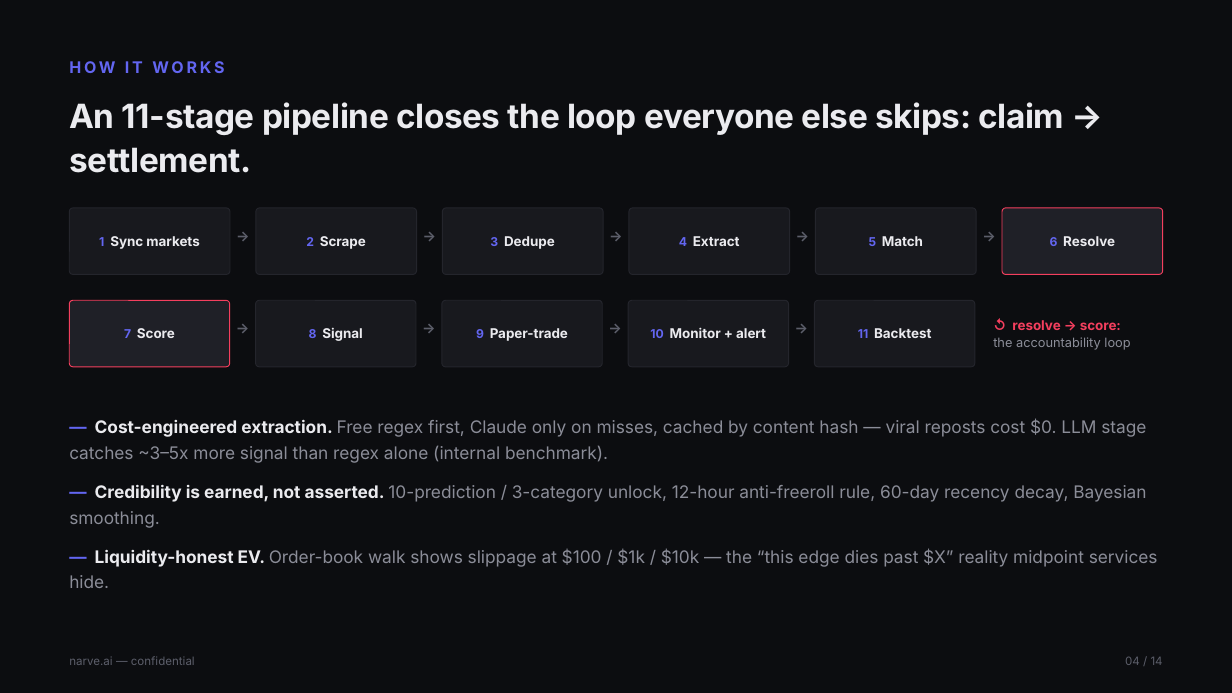
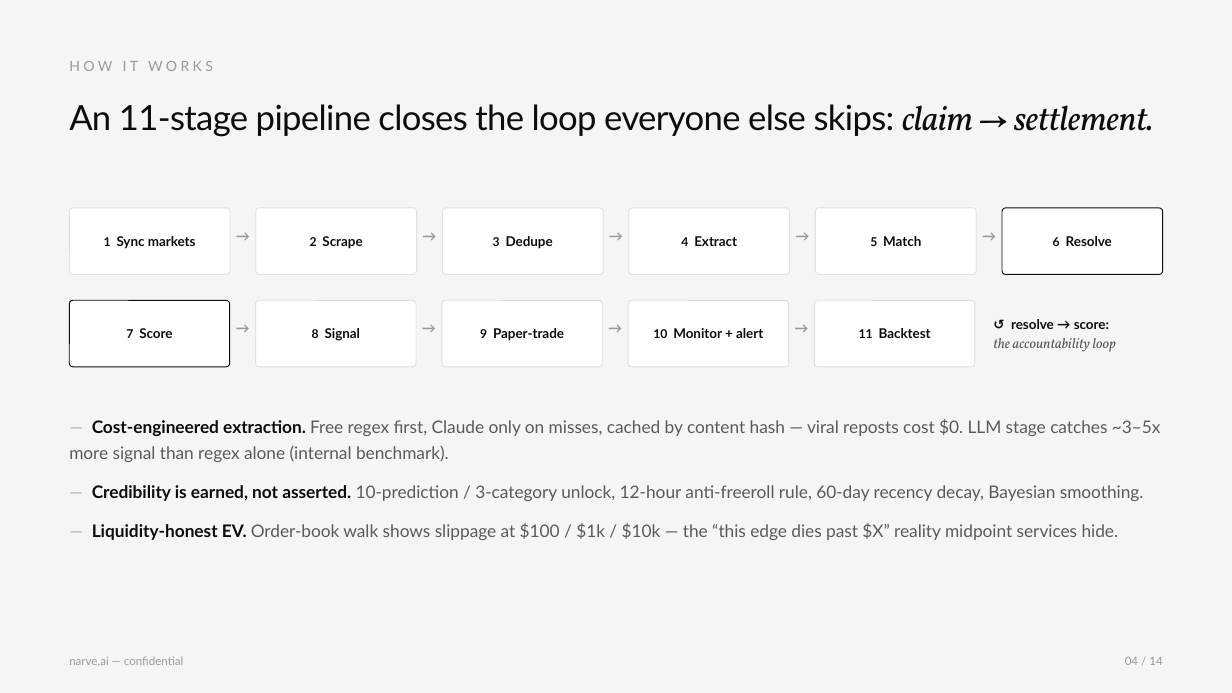
Before and after one commit to Jhabbig/Habbig, a slide deck: slide 4 of pitch-deck/narve-pitch-deck.pptx. Drawn at 1232x693 pixels with LibreOffice and Linux fonts; fonts in the diff are those of the drawing. Boxes give left, top, right and bottom in pixels: in the first picture for what was removed or moved away, otherwise in the second. Text is boxed around its words. In the diff, an @@ line names an element or a change of style, - is before the commit and + after.

```diff
--- a/pitch-deck/narve-pitch-deck.pptx
+++ b/pitch-deck/narve-pitch-deck.pptx
@@ rectangle at <box>0,0,1232,693</box>: fill #0C0D10 to #F5F5F5 @@
@@ text "HOW IT WORKS" at <box>69,61,213,71</box>: size 12.5 to 11 pt, font Inter to Lato, text colour #6366F1 to #9A9A9A, letter spacing 2.2 to 2.6 pt, bold off @@
@@ text "An 11-stage pipeline closes the ..." at <box>69,104,1154,137</box>: size 26 to 27 pt, text colour #EBEBEF to #0D0D0D, bold off; font Inter to Lato, letter spacing -0.3 to -0.5 pt in "An 11-stage pipeline closes the loop everyone ..."; font Inter to Vollkorn, italic on in "claim → settlement." @@
@@ text "1 Sync markets" at <box>104,236,196,249</box>: font Inter to Lato, text colour #EBEBEF to #0D0D0D; text colour #6366F1 to #0D0D0D in "1" @@
@@ text "2 Scrape" at <box>310,236,362,249</box>: font Inter to Lato; text colour #6366F1 to #0D0D0D in "2"; text colour #EBEBEF to #0D0D0D in "Scrape" @@
@@ text "3 Dedupe" at <box>493,236,553,249</box>: font Inter to Lato; text colour #6366F1 to #0D0D0D in "3"; text colour #EBEBEF to #0D0D0D in "Dedupe" @@
@@ text "4 Extract" at <box>681,236,737,246</box>: font Inter to Lato; text colour #6366F1 to #0D0D0D in "4"; text colour #EBEBEF to #0D0D0D in "Extract" @@
@@ text "5 Match" at <box>870,236,921,246</box>: font Inter to Lato; text colour #6366F1 to #0D0D0D in "5"; text colour #EBEBEF to #0D0D0D in "Match" @@
@@ rounded rectangle at <box>1002,208,1163,274</box>: fill #1F2027 to #FFFFFF; outline #F43F5E 0.75 pt to #0D0D0D 0.75 pt @@
@@ text "6 Resolve" at <box>1053,236,1112,246</box>: font Inter to Lato; text colour #6366F1 to #0D0D0D in "6"; text colour #EBEBEF to #0D0D0D in "Resolve" @@
@@ rounded rectangle at <box>69,300,230,367</box>: fill #1F2027 to #FFFFFF; outline #F43F5E 0.75 pt to #0D0D0D 0.75 pt @@
@@ text "7 Score" at <box>126,328,172,338</box>: font Inter to Lato; text colour #6366F1 to #0D0D0D in "7"; text colour #EBEBEF to #0D0D0D in "Score" @@
@@ text "8 Signal" at <box>312,328,360,341</box>: font Inter to Lato; text colour #6366F1 to #0D0D0D in "8"; text colour #EBEBEF to #0D0D0D in "Signal" @@
@@ text "9 Paper-trade" at <box>480,328,564,341</box>: font Inter to Lato, text colour #EBEBEF to #0D0D0D; text colour #6366F1 to #0D0D0D in "9" @@
@@ text "10 Monitor + alert" at <box>653,328,763,338</box>: font Inter to Lato; text colour #6366F1 to #0D0D0D in "10"; text colour #EBEBEF to #0D0D0D in "Monitor + alert" @@
@@ font Inter to Lato, text colour #5C5E6A to #9A9A9A in 11 elements at <box>69,656,183,665</box>, <box>1125,657,1162,665</box>, <box>227,227,260,255</box>, <box>413,227,445,255</box>, <box>600,227,632,255</box>, <box>787,227,819,255</box>, <box>973,227,1006,255</box>, <box>226,320,259,348</box>, <box>413,320,445,348</box>, <box>600,320,632,348</box>, <box>786,320,818,348</box> @@
@@ fill #18191E to #FFFFFF; outline #24252C 0.75 pt to #E0E0E0 0.75 pt in 9 elements at <box>69,208,230,274</box>, <box>256,208,417,274</box>, <box>443,208,604,274</box>, <box>629,208,790,274</box>, <box>816,208,977,274</box>, <box>256,300,417,367</box>, <box>442,300,603,367</box>, <box>628,300,789,367</box>, <box>814,300,975,367</box> @@
@@ text "11 Backtest" at <box>859,328,931,338</box>: font Inter to Lato; text colour #6366F1 to #0D0D0D in "11"; text colour #EBEBEF to #0D0D0D in "Backtest" @@
@@ text "↺ resolve → score: the ..." at <box>993,319,1116,352</box>: size 10 to 11 pt, font Inter to Vollkorn, text colour #8B8D98 to #5A5A5A, italic on in "the accountability loop"; font Inter to Lato, text colour #F43F5E to #0D0D0D in "↺ resolve → score:" @@
@@ text "— Cost-engineered extraction. Free regex ..." at <box>69,419,1161,540</box>: font Inter to Lato; text colour #6366F1 to #B0B0B0, bold off in "—", "—", "—"; text colour #EBEBEF to #0D0D0D in "Cost-engineered extraction.", "Credibility is earned, not asserted.", "Liquidity-honest EV."; text colour #8B8D98 to #5A5A5A in "Free regex first, Claude only on misses, ...", "10-prediction / 3-category unlock, 12-hour anti-freeroll rul ...", "Order-book walk shows slippage at $100 / ..." @@
```
Also in this commit, not shown: 13 other slides changed, 1 other file.
